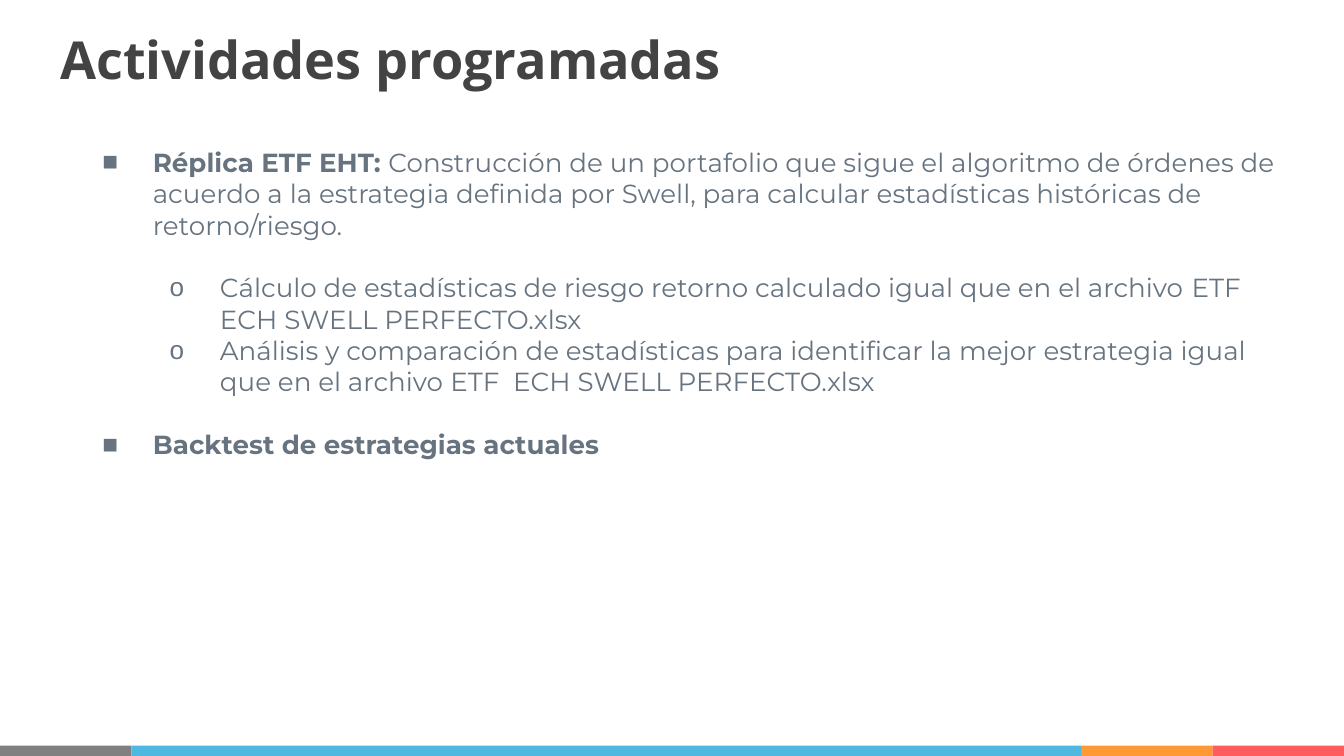
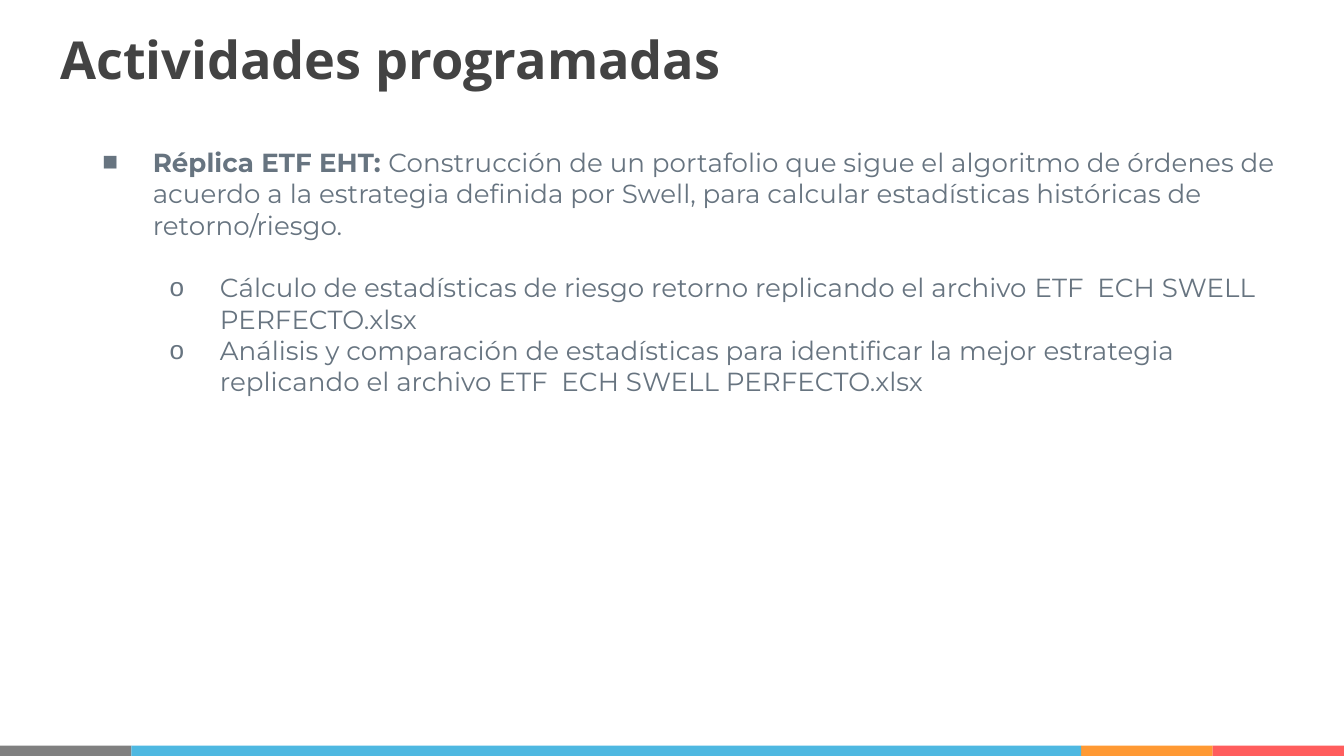
Before and after one commit to IISOS/Swell_2_Optimizacion_estrategias, a slide deck: slide 3 of Presentaciones/Swell - Optimización de estrategias - R5 (19-03-2021).pptx (slide 4 before the commit). Drawn at 1344x756 pixels with LibreOffice and Linux fonts; fonts in the diff are those of the drawing. Boxes give left, top, right and bottom in pixels: in the first picture for what was removed or moved away, otherwise in the second. Text is boxed around its words. In the diff, an @@ line names an element or a change of style, - is before the commit and + after.

```diff
--- a/Presentaciones/Swell - Optimización de estrategias - R5 (19-03-2021).pptx
+++ b/Presentaciones/Swell - Optimización de estrategias - R5 (19-03-2021).pptx
@@ text at (220,277,1255,396): text changed @@
-      o Cálculo de estadísticas de riesgo retorno calculado igual que en el archivo ETF ECH SWELL PERFECTO.xlsx
-      o Análisis y comparación de estadísticas para identificar la mejor estrategia igual que en el archivo ETF ECH SWELL PERFECTO.xlsx
-    ■ Backtest de estrategias actuales
+      o Cálculo de estadísticas de riesgo retorno replicando el archivo ETF ECH SWELL PERFECTO.xlsx
+      o Análisis y comparación de estadísticas para identificar la mejor estrategia replicando el archivo ETF ECH SWELL PERFECTO.xlsx
```
Also in this commit, not shown: 9 other slides changed, 8 slides added, 9 slides removed.
